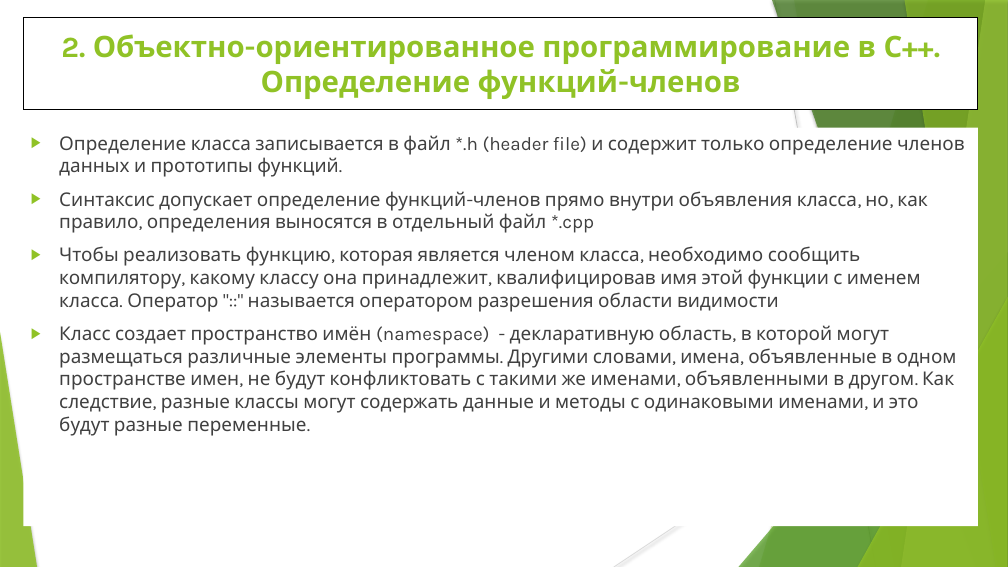
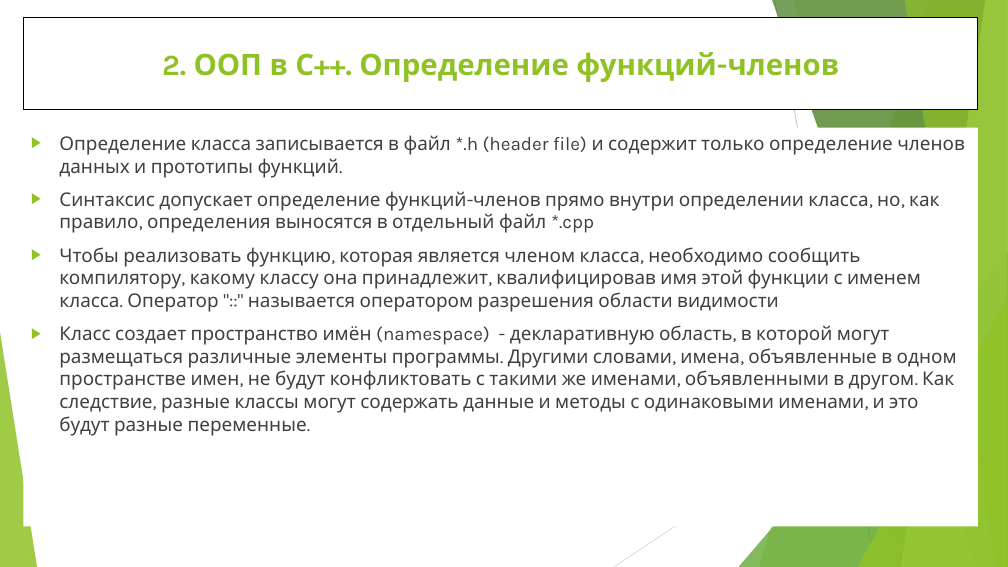
Before and after one commit to WhiteCatStudies/lectures, a slide deck: slide 20 of pt1/lectures/lecture1/lecture1.pptx. Drawn at 1008x567 pixels with LibreOffice and Linux fonts; fonts in the diff are those of the drawing. Boxes give left, top, right and bottom in pixels: in the first picture for what was removed or moved away, otherwise in the second. Text is boxed around its words. In the diff, an @@ line names an element or a change of style, - is before the commit and + after.

```diff
--- a/pt1/lectures/lecture1/lecture1.pptx
+++ b/pt1/lectures/lecture1/lecture1.pptx
@@ title "2. ООП в С++. Определение ..." at (23, 17, 979, 110): rectangle to title @@
@@ line (775, 0) - (876, 567): stroke #BFBFBF 0.74 pt to #BFBFBF 0.75 pt @@
@@ freeform shape at (794, 0, 1008, 567): shadow off; outline redrawn @@
@@ title at (162, 52, 840, 82): text changed @@
-2. Объектно-ориентированное программирование в С++. Определение функций-членов
+2. ООП в С++. Определение функций-членов
@@ text in rectangle at (59, 135, 965, 436): indent changed @@
@@ text in rectangle at (59, 191, 940, 233): text changed @@
-▶ Синтаксис допускает определение функций-членов прямо внутри объявления класса, но, как правило, определения выносятся в отдельный файл *.cpp
+▶ Синтаксис допускает определение функций-членов прямо внутри определении класса, но, как правило, определения выносятся в отдельный файл *.cpp
@@ shadow off in 6 elements at (759, 0, 1008, 567), (739, 252, 1008, 567), (772, 0, 1008, 567), (901, 0, 1008, 567), (904, 0, 1008, 567), (858, 297, 1008, 567) @@
@@ line (1008, 305) - (614, 567): stroke #D9D9D9 0.74 pt to #D9D9D9 0.75 pt @@
```
Also in this commit, not shown: 29 other slides changed, 1 slide added.
